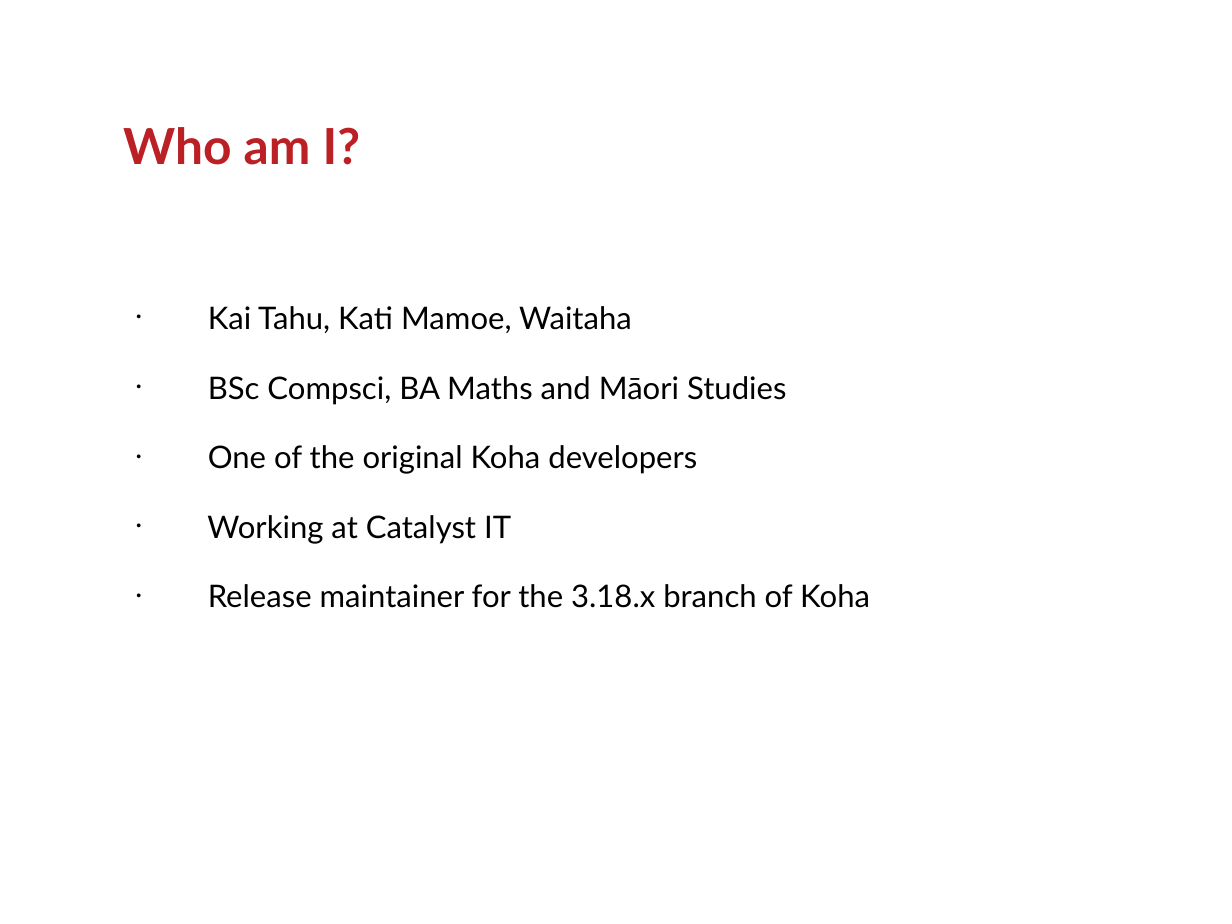
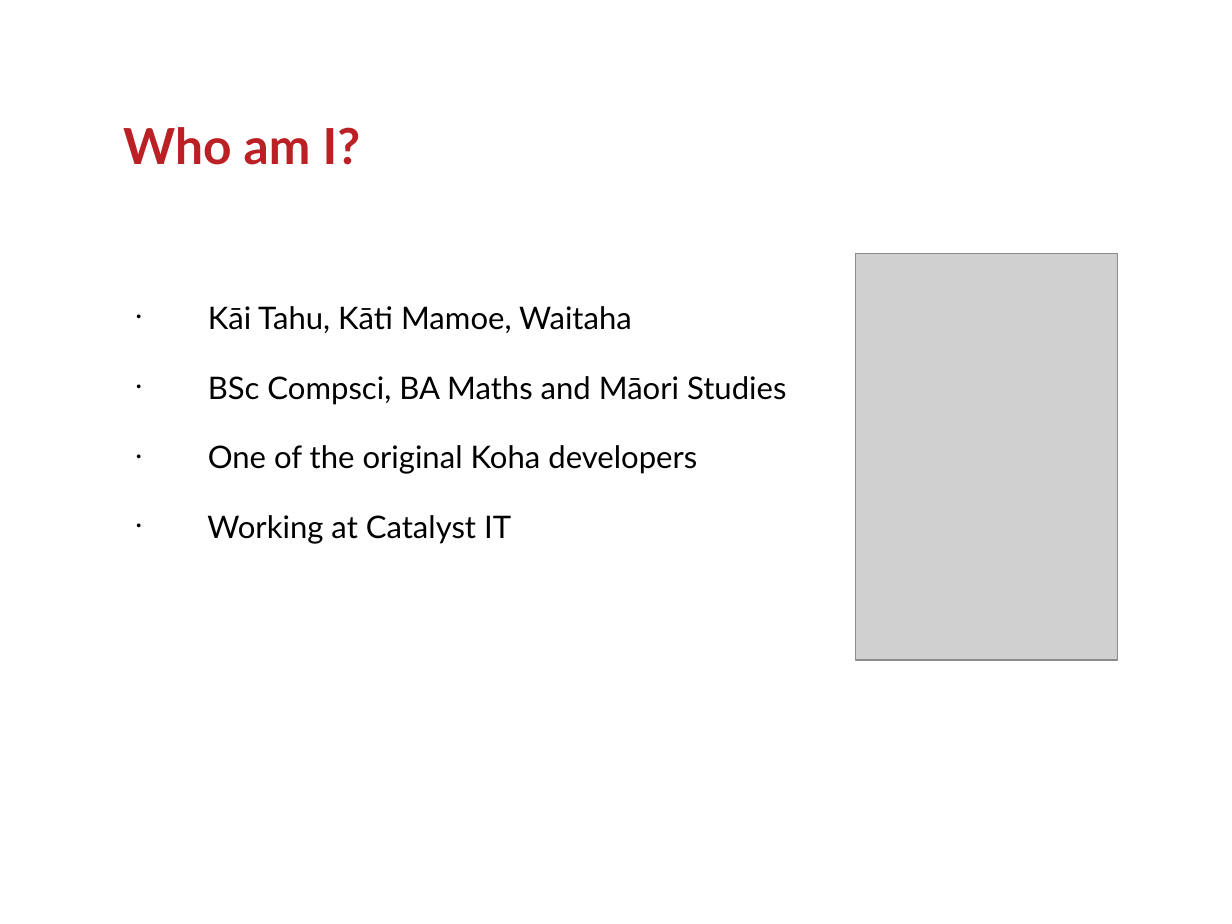
Before and after one commit to ranginui/presentation, a slide deck: slide 2 of lca2016/he_aha_te_mea_nui.odp. Drawn at 1232x924 pixels with LibreOffice and Linux fonts; fonts in the diff are those of the drawing; grey boxes stand for pictures; background and template pictures are left out. Boxes give left, top, right and bottom in pixels: in the first picture for what was removed or moved away, otherwise in the second. Text is boxed around its words. In the diff, an @@ line names an element or a change of style, - is before the commit and + after.

```diff
--- a/lca2016/he_aha_te_mea_nui.odp
+++ b/lca2016/he_aha_te_mea_nui.odp
@@ picture added at box(856, 254, 1118, 661) @@
@@ text at box(208, 306, 632, 333): text changed @@
-• Kai Tahu, Kati Mamoe, Waitaha
+• Kāi Tahu, Kāti Mamoe, Waitaha
@@ text at box(208, 584, 870, 608): paragraph removed @@
-• Release maintainer for the 3.18.x branch of Koha
```
Also in this commit, not shown: 2 other slides changed, 1 slide added.
